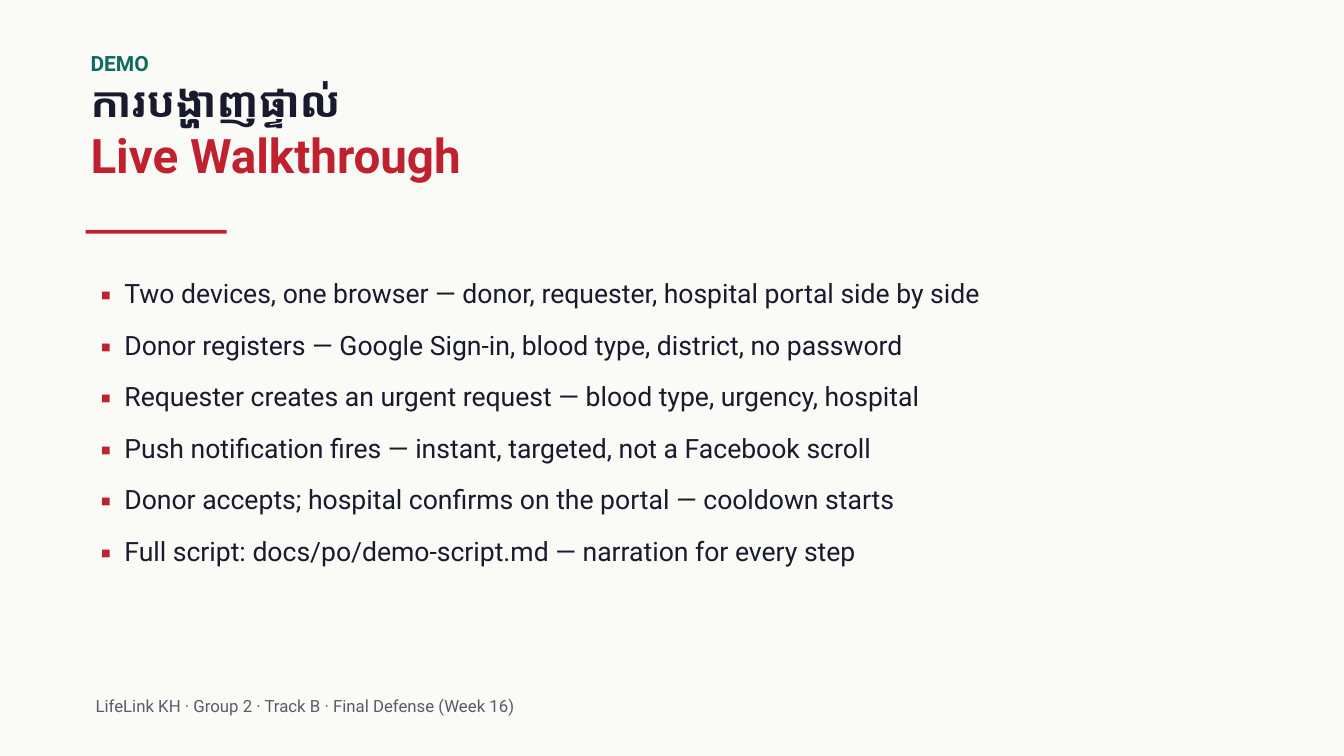
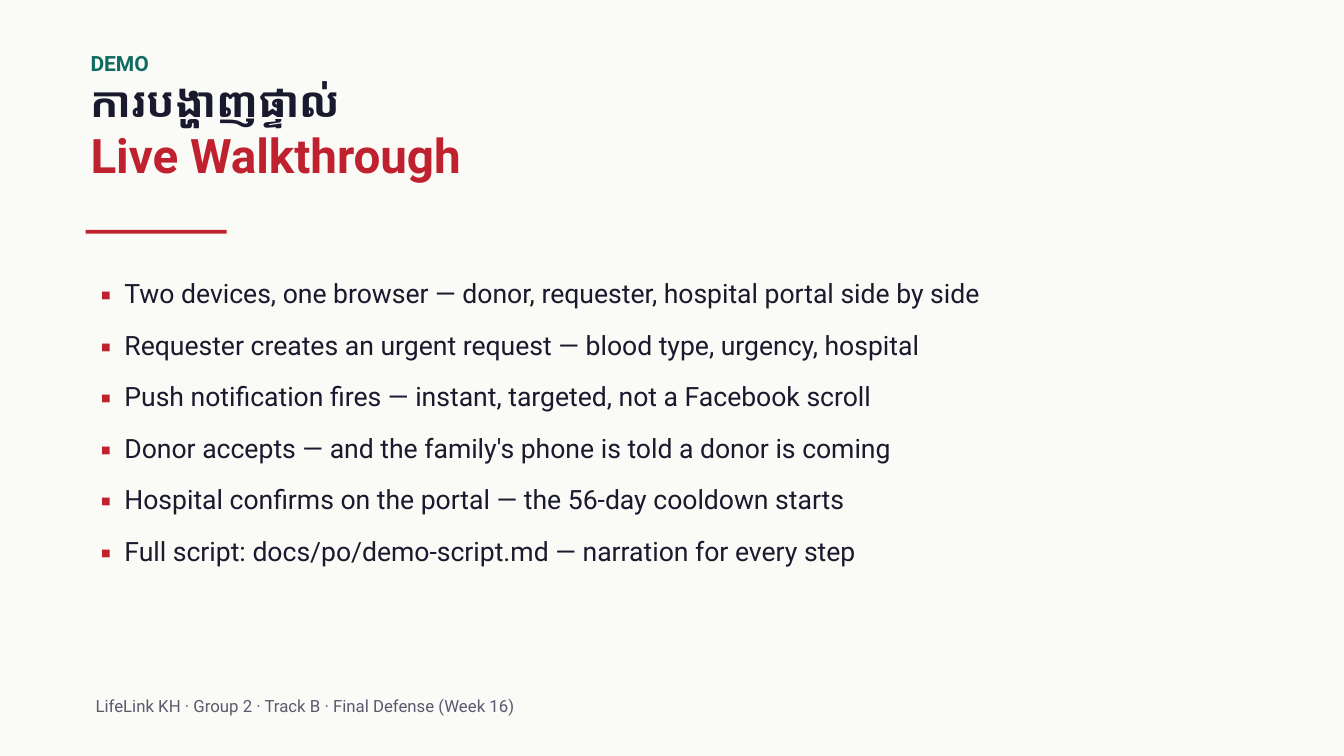
Before and after one commit to NemSothea/LifeLinkKh, a slide deck: slide 10 of docs/po/presentations/LifeLinkKH-v2.pptx. Drawn at 1344x756 pixels with LibreOffice and Linux fonts; fonts in the diff are those of the drawing. Boxes give left, top, right and bottom in pixels: in the first picture for what was removed or moved away, otherwise in the second. Text is boxed around its words. In the diff, an @@ line names an element or a change of style, - is before the commit and + after.

```diff
--- a/docs/po/presentations/LifeLinkKH-v2.pptx
+++ b/docs/po/presentations/LifeLinkKH-v2.pptx
@@ text at <box>124,335,902,361</box>: paragraph removed @@
-▪ Donor registers — Google Sign-in, blood type, district, no password
@@ text at <box>124,437,890,515</box>: text changed @@
-▪ Donor accepts; hospital confirms on the portal — cooldown starts
+▪ Donor accepts — and the family's phone is told a donor is coming
+▪ Hospital confirms on the portal — the 56-day cooldown starts
```
Also in this commit, not shown: 1 other slide changed, 2 other files.
